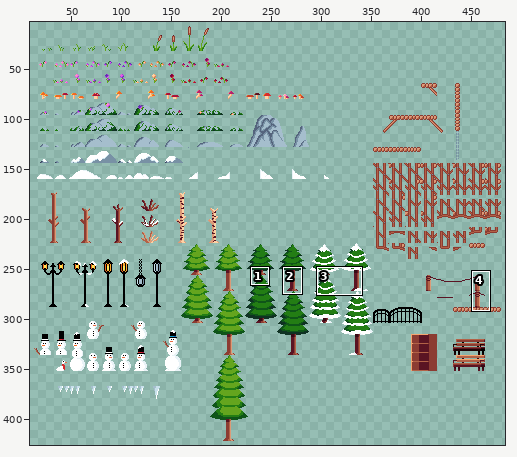
A sprite sheet gets an edit: Goose with a Scarf/sprites/sprTilesDeco16/e3e90a35-e177-4fa3-9686-92c172d5dfba.png. The picture above shows the old version from afar; the outline marks the close-up.
Close-up. Earlier state:
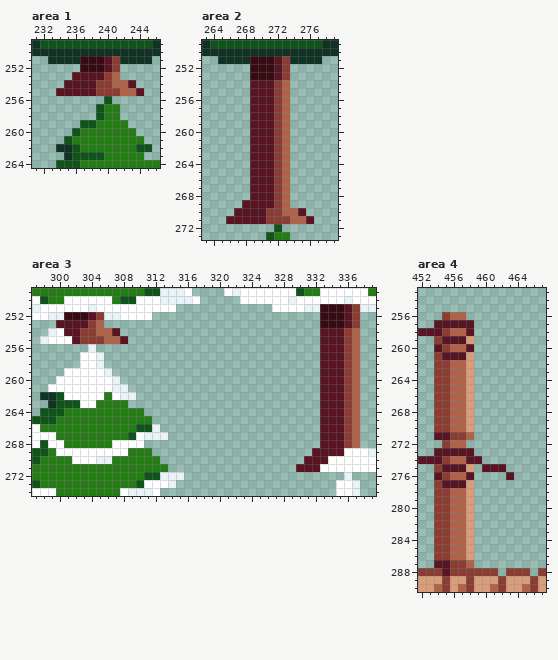
The file is 496x496 pixels. Shown: area 1: x 231..246, y 249..264; area 2: x 263..279, y 249..273; area 3: x 297..339, y 249..274; area 4: x 452..467, y 253..290. The wide view leaves out empty margins. The commit also changed other parts of the picture, which this record leaves out.
And afterwards:
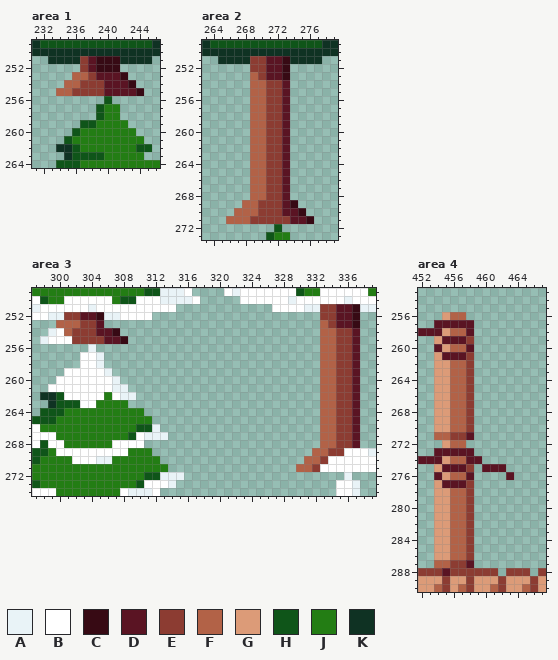
Palette (. is transparent): A #e9f3f7  B #ffffff  C #370a14  D #5a1423  E #8c3c32  F #b26247  G #dc9b78  H #0f5519  J #237d14  K #0f3223
Edits made:
Changed rows in their new state; - is an unchanged pixel.
Area 1:
first column x 234:
251 ---ED-CC---
252 ---ED-CC---
253 --FFE-DDC--
254 -FFEE-DDDC-
255 FFEEE-DDDDC
Area 2:
first column x 266:
251 ---EED-C---
252 ---EED-C---
253 ---FED-C---
254 ---FFE-D---
255 ---FFE-D---
256 ---FFE-D---
257 ---FFE-D---
258 ---FFE-D---
259 ---FFE-D---
260 ---FFE-D---
261 ---FFE-D---
262 ---FFE-D---
263 ---FFE-D---
264 ---FFE-D---
265 ---FFE-D---
266 ---FFE-D---
267 ---FFE-D---
268 ---FFE-D---
269 --FFEE-DC--
270 -FFFE--DDC-
271 FFFEE---DDC
Area 3:
first column x 300:
251 ---------------------------------EED-C
252 -EED-C---------------------------EED-C
253 FFFE-D---------------------------FED-C
254 -FE--DDC-------------------------FFE-D
255 --E---DDC------------------------FFE-D
256 ---------------------------------FFE-D
257 ---------------------------------FFE-D
258 ---------------------------------FFE-D
259 ---------------------------------FFE-D
260 ---------------------------------FFE-D
261 ---------------------------------FFE-D
262 ---------------------------------FFE-D
263 ---------------------------------FFE-D
264 ---------------------------------FFE-D
265 ---------------------------------FFE-D
266 ---------------------------------FFE-D
267 ---------------------------------FFE-D
268 ---------------------------------FFE-D
269 --------------------------------FFEE--
270 -------------------------------FFE----
271 ------------------------------FFE-----
Area 4:
first column x 454:
256 -G---
258 -G---
259 G---E
260 -G---
261 G---E
262 GG--E
263 GG--E
264 GG--E
265 GG--E
266 GG--E
267 GG--E
268 GG--E
269 GG--E
270 GG--E
271 FF--D
272 -G---
274 -G---
275 G---E
276 -G---
277 G---E
278 GG--E
279 GG--E
280 GG--E
281 GG--E
282 GG--E
283 GG--E
284 GG--E
285 GG--E
286 GG--E
287 FF--D
